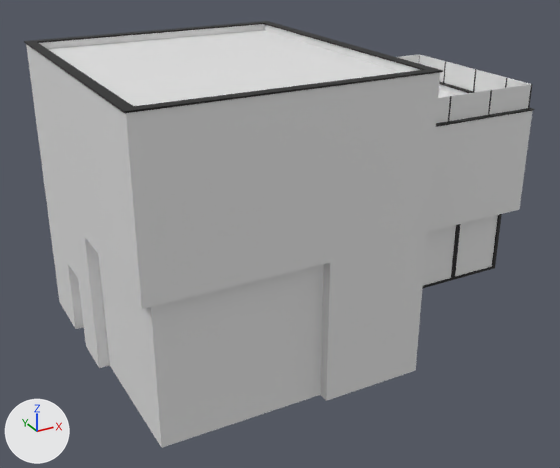
Before and after pictures for a commit that changed the FBX model Assets/FoliageTool/SceneExample/Resources/SM_House_0.fbx.
Before and after are seen from a camera (50 mm lens) standing at (-17.8, -21.1, 12.1) and looking at (-6.0, 0.2, 1.4). Arrows for +X, +Y and +Z are at lower left; the lights stay in place. Where no turn or scale is listed for an object, it has been applied to the vertices. Vertices at the same position are counted once.

The first picture shows 'Fence', 'Structure', 'windows'.
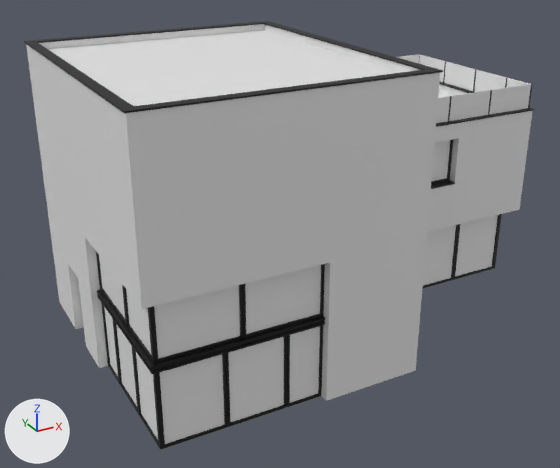
Location of each change, (x1, y1, x2, y2) in pixels of the pictures (560 x 468 px):
'Structure', reshaped: before (24, 21, 535, 448); after (24, 21, 535, 444)
'windows', reshaped: before (422, 214, 502, 289); after (96, 139, 502, 450)
part 1 of me_cube_096, added (black): after (97, 290, 325, 450)
part 2 of me_cube_096, added (black): after (96, 252, 325, 364)
part 3 of me_cube_096, added: after (431, 139, 453, 184)
part 4 of me_cube, built on: (428, 111, 533, 223) in both

The edits, one by one:
me_cube_096 is used by ob_windows; location (0.0, 0.0, 0.0).
me_cube_096 had 293 vertices, 206 faces and spanned x -12.06..1.07, y -3.16..4.88, z 0.0..7.67.
me_cube_096 now has 508 vertices, 356 faces and spans x -13.18..1.07, y -6.79..4.88, z 0.0..7.67.
me_cube_096 part 1: a new loose piece of 101 vertices spanning x -13.18..-8.61, y -6.79..-2.61, z 0.0..2.4, in mat_iron_grey (black #000000).
me_cube_096 part 2: a new loose piece of 50 vertices spanning x -13.09..-8.61, y -6.7..-2.61, z 2.4..4.0, in mat_iron_grey (black #000000).
me_cube_096 part 3: a new loose piece of 26 vertices spanning x -4.22..-1.72, y -3.16..-3.11, z 3.71..5.16, in mat_iron_grey (black #000000).
me_cube is used by ob_structure; location (0.0, 0.0, 0.0).
me_cube had 387 vertices, 323 faces and spanned x -13.4..1.3, y -7.0..10.2, z 0.0..8.3.
me_cube now has 409 vertices, 337 faces and spans x -13.4..1.3, y -7.0..10.2, z 0.0..8.3.
Part 4, on me_cube:
1 face is deleted.
8 vertices are added at x -4.2, y -3.4..-3.1, z 3.7..5.2.
8 new vertices lie (2.5, 0.0, 0.0) away from vertices in x -4.2, y -3.4..-3.1, z 3.7..5.2.
8 new faces join them, mat_concrete_white (white #e7e7e7).
1 new face joins them, mat_cubemap (white #e7e7e7).
3 new faces join them, mat_iron_grey (black #000000).
